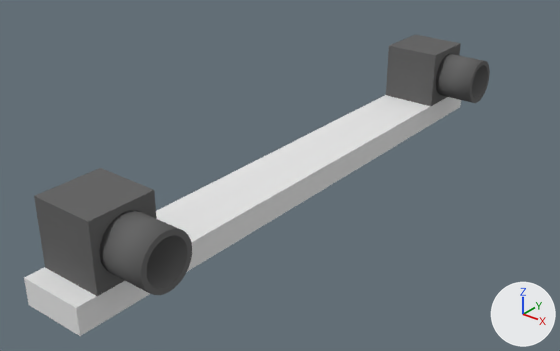
An edit to the Blender file data/morse/sensors/stereo_unit.blend, drawn before and after from the same camera.
Both versions are drawn from a camera (50 mm lens) standing at (0.345, -0.454, 0.282) and looking at (0.011, -0.036, 0.023). Lighting does not change. The marker at lower right points along +X, +Y and +Z.

In view in the first picture: 'CameraMesh', 'CameraMesh.001', 'Camera_Support'.
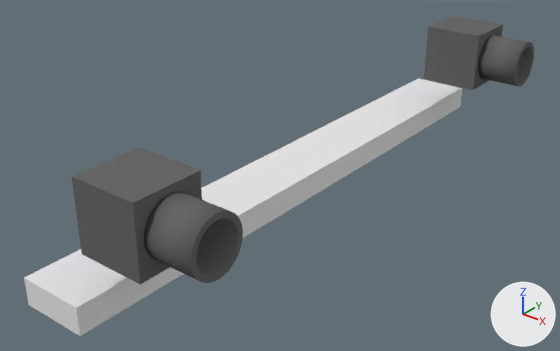
ob_cameramain_001 is not drawn itself; it is the parent of ob_cameramesh_001.
ob_cameramain is not drawn itself; it is the parent of ob_cameramesh.

Where the change shows, as pixel boxes [x1, y1, x2, y2] in the pictures (560 x 351 px):
'CameraMesh', moved: before [34, 168, 192, 296]; after [72, 148, 243, 285]
'CameraMesh.001', moved: before [386, 35, 490, 106]; after [424, 16, 534, 90]

Edits to the bpy script that builds the scene:
```text
Change ob_cameramain_001:
    ob_cameramain_001.location: (0.06, 0.2, 0.045) -> (0.1, 0.2, 0.07)
Change ob_cameramain:
    ob_cameramain.location: (0.06, -0.2, 0.045) -> (0.1, -0.2, 0.07)
```
